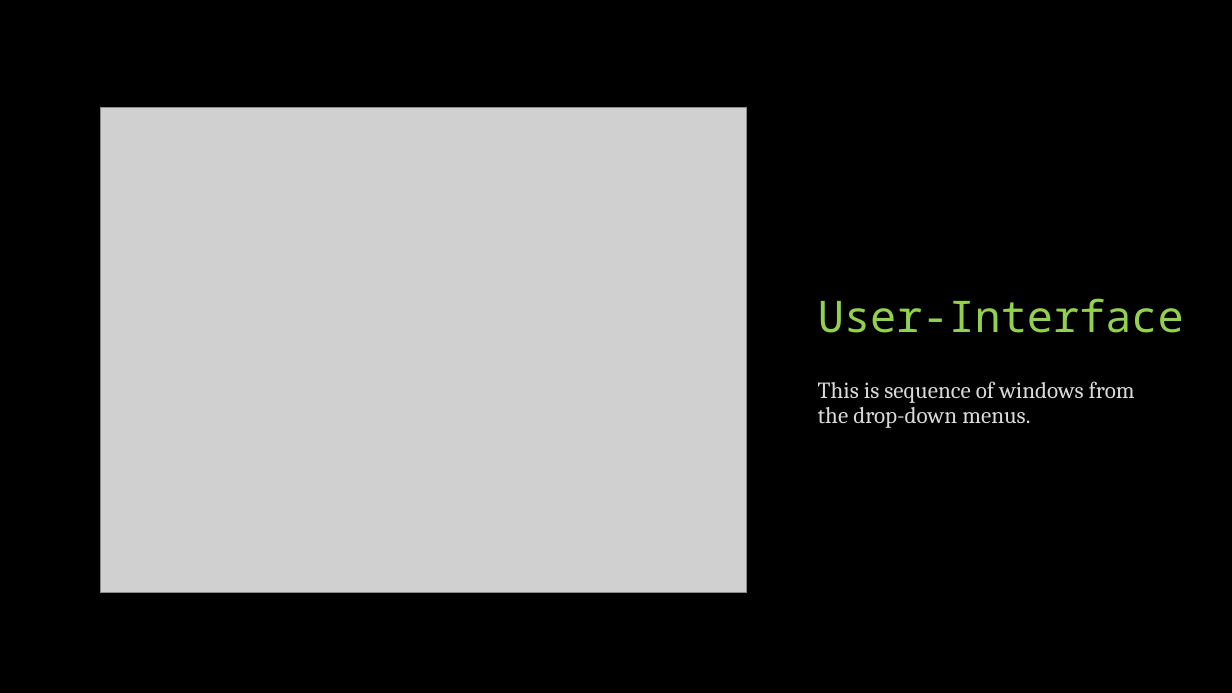
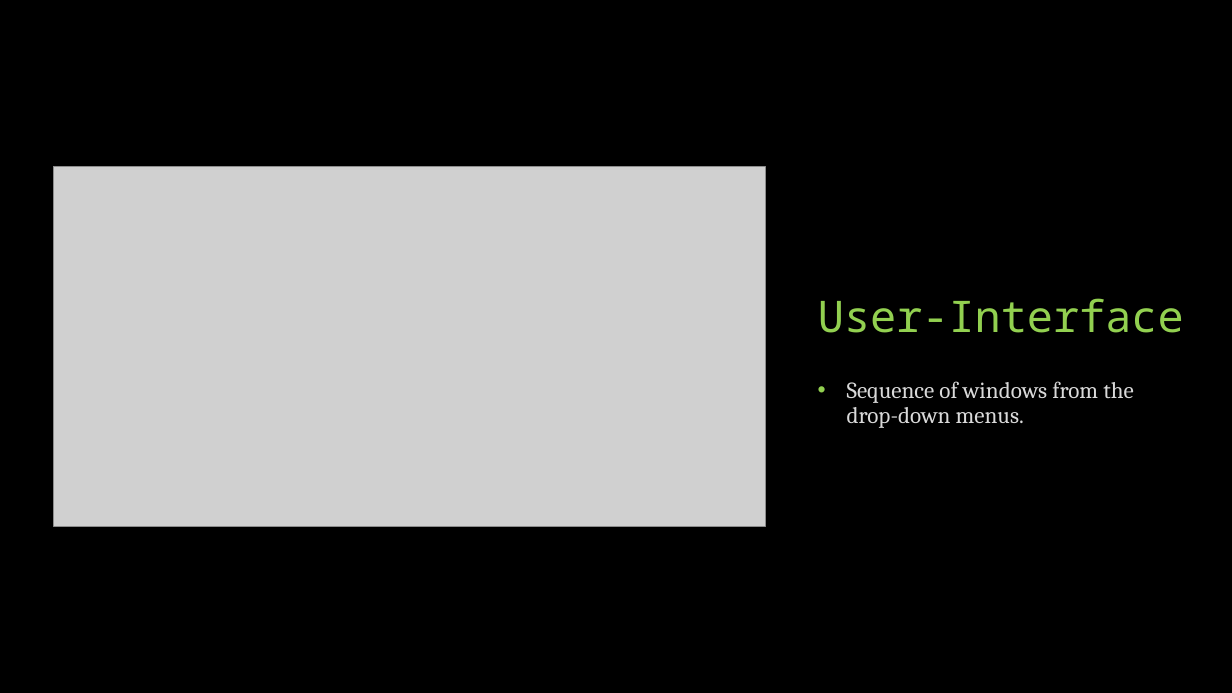
Before and after one commit to CS341-Group-2/sprint-1-presentation, a slide deck: slide 13 of Group 2 Introductory Presentation.pptx. Drawn at 1232x693 pixels with LibreOffice and Linux fonts; fonts in the diff are those of the drawing; grey boxes stand for pictures. Boxes give left, top, right and bottom in pixels: in the first picture for what was removed or moved away, otherwise in the second. Text is boxed around its words. In the diff, an @@ line names an element or a change of style, - is before the commit and + after.

Commit message:
Update Group 2 Introductory Presentation.pptx
Fixed incorrect figures.

```diff
--- a/Group 2 Introductory Presentation.pptx
+++ b/Group 2 Introductory Presentation.pptx
@@ picture: place and size @@
-picture at [101,108,747,593]
+picture at [54,167,766,527]
@@ text at [847,381,1133,428]: text changed @@
-This is sequence of windows from the drop-down menus.
+• Sequence of windows from the drop-down menus.
```
Also in this commit, not shown: 1 other slide changed.
